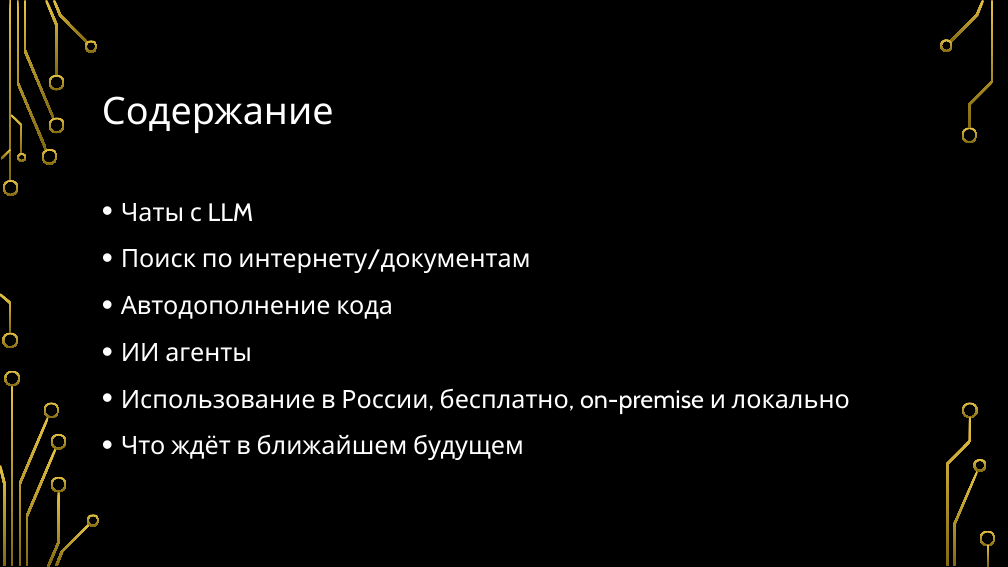
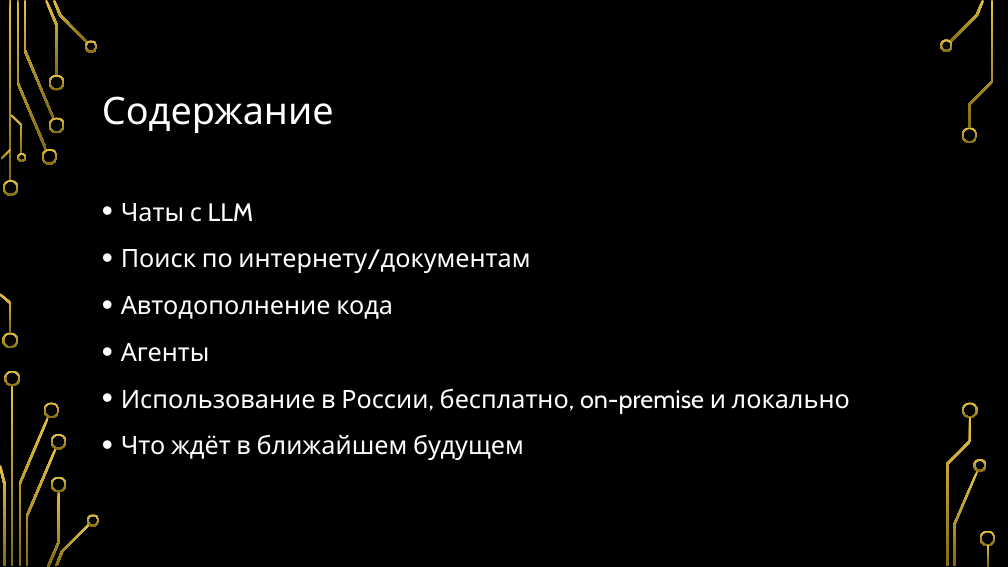
Before and after one commit to Vovch/AI-Presentation, a slide deck: slide 4 of Инструменты ИИ для программирования.pptx. Drawn at 1008x567 pixels with LibreOffice and Linux fonts; fonts in the diff are those of the drawing; background and template pictures are left out. Boxes give left, top, right and bottom in pixels: in the first picture for what was removed or moved away, otherwise in the second. Text is boxed around its words. In the diff, an @@ line names an element or a change of style, - is before the commit and + after.

```diff
--- a/Инструменты ИИ для программирования.pptx
+++ b/Инструменты ИИ для программирования.pptx
@@ text at (x1=121, y1=343, x2=210, y2=362): text changed @@
-• ИИ агенты
+• Агенты
```
Also in this commit, not shown: 3 other slides changed, 20 slides added, 1 slide removed.
